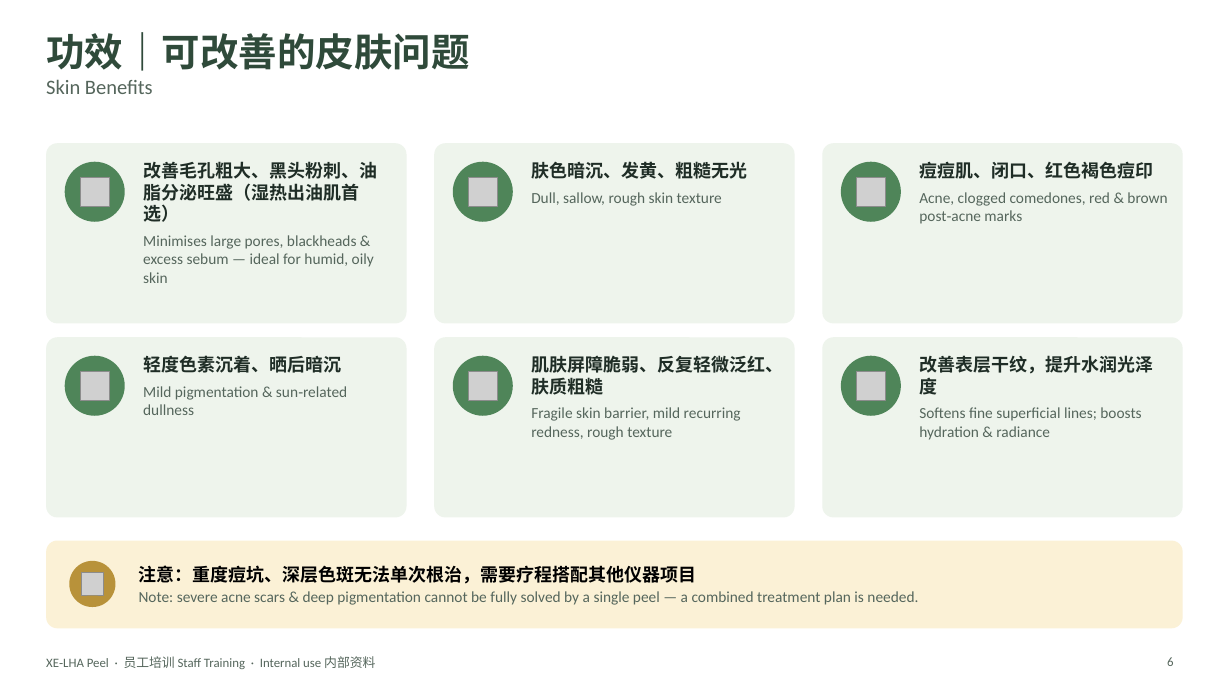
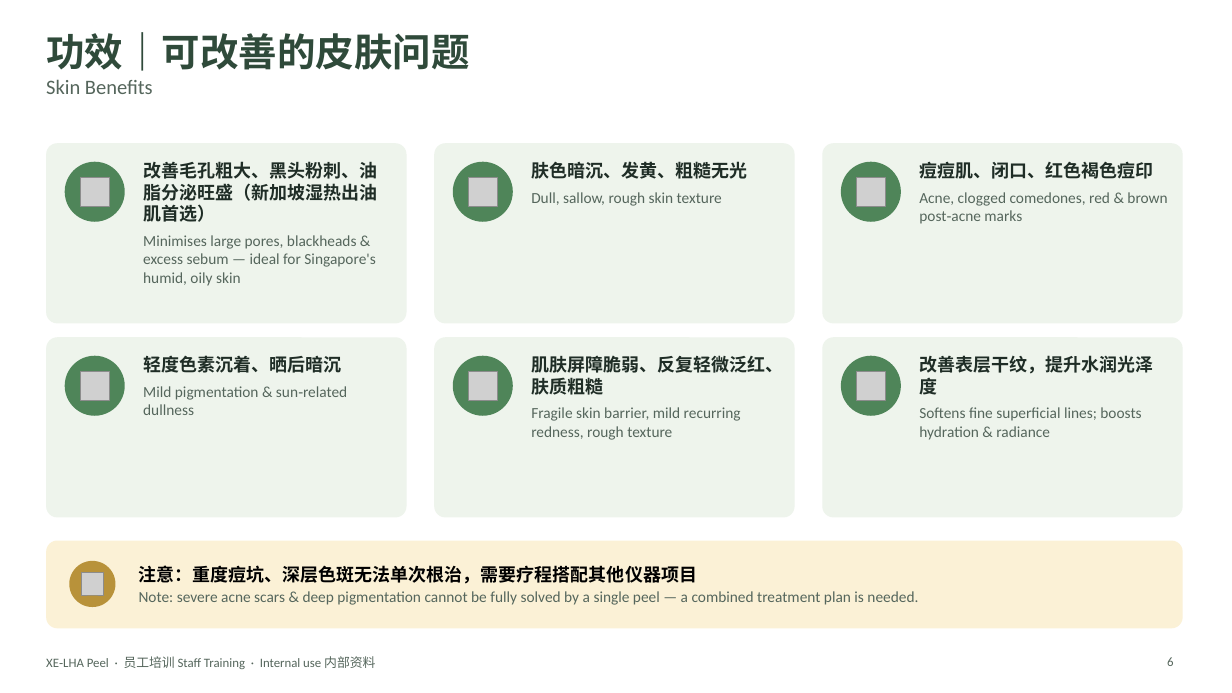
Before and after one commit to wanxinlee/cautious-computing-machine, a slide deck: slide 6 of XE-LHA-Peel-Staff-Training.pptx. Drawn at 1232x693 pixels with LibreOffice and Linux fonts; fonts in the diff are those of the drawing; grey boxes stand for pictures. Boxes give left, top, right and bottom in pixels: in the first picture for what was removed or moved away, otherwise in the second. Text is boxed around its words. In the diff, an @@ line names an element or a change of style, - is before the commit and + after.

```diff
--- a/XE-LHA-Peel-Staff-Training.pptx
+++ b/XE-LHA-Peel-Staff-Training.pptx
@@ text at (143, 161, 377, 286): text changed @@
-改善毛孔粗大、黑头粉刺、油脂分泌旺盛（湿热出油肌首选）
-Minimises large pores, blackheads & excess sebum — ideal for humid, oily skin
+改善毛孔粗大、黑头粉刺、油脂分泌旺盛（新加坡湿热出油肌首选）
+Minimises large pores, blackheads & excess sebum — ideal for Singapore's humid, oily skin
```
Also in this commit, not shown: 5 other slides changed.
